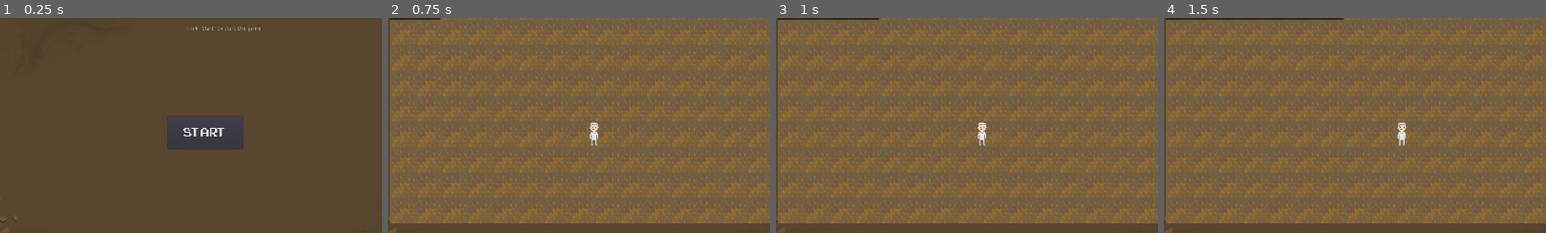
Above: before the commit, frames 1-4 (left to right).
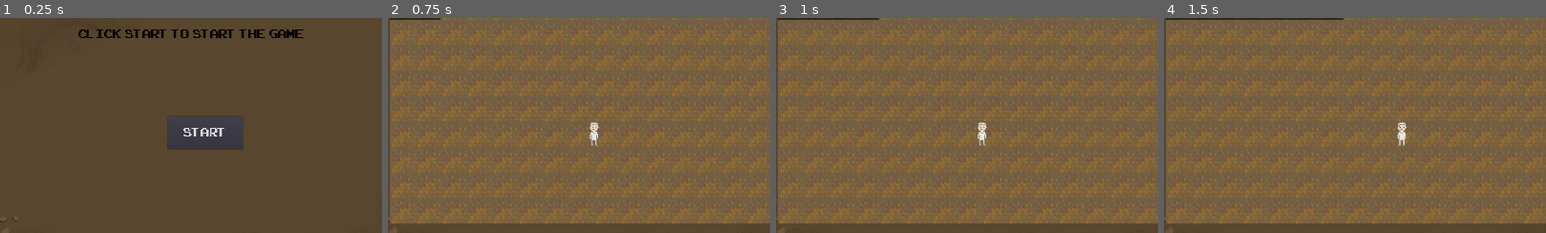
Above: after the commit, the same moments.

Repository: ImpeccableN/archeogame
Game: Godot game, scene res://Minigame1/Main_Minigame1.tscn
The game is run twice, just before and just after one commit, with the same random seed, the same clock (stepped at 60 frames per second) and the same inputs. The project has no main scene, so this scene is started directly.
Inputs (mouse positions are % of the whole screen's width and height, from its top left):
- Up to frame 1 (0.25 s): no input
- Up to frame 2 (0.75 s): click "START" at 0.5 s
- Up to frame 3 (1 s): no input
- Up to frame 4 (1.5 s): move the mouse to (72, 45) at 1.27 s; hold D (move_right) from 1.28 s (still down); click (72, 45) at 1.35 s
The pictures show only the part of the screen within x 23-73%, y 23-73%; the shares and areas given below are measured in that part.

The runs differ from the first frame. In frame 1, 1.3% of the frame differs, in the area x 20-80%, y 3-10%; in frame 2, nothing differs; in frame 3, nothing differs; in frame 4, nothing differs.

Commit message:
merged both projects. also added different font to MessageLabel of HUD in Minigame1

Diff:
--- /dev/null
+++ b/HeuneburgGame/Level/AdventureButton.gd
@@ -0,0 +1,9 @@
+extends Button
+
+
+func _physics_process(delta):
+	if Input.is_action_just_pressed("accept"):
+		hide()
+
+func _on_Button_pressed():
+	get_tree().change_scene("res://Level/TeamSelection.tscn")
--- /dev/null
+++ b/HeuneburgGame/Level/Button2.gd
@@ -0,0 +1,10 @@
+extends Button
+
+
+func _ready():
+	hide()
+
+
+func _physics_process(delta):
+	if Input.is_action_just_pressed("accept"):
+		show()
--- /dev/null
+++ b/HeuneburgGame/Level/Level0.tscn
@@ -0,0 +1,159 @@
+[gd_scene load_steps=25 format=2]
+
+[ext_resource path="res://OpenSans-VariableFont_wdth,wght.ttf" type="DynamicFontData" id=1]
+[ext_resource path="res://Level/PauseMenu.gd" type="Script" id=2]
+[ext_resource path="res://graphics/Tagebuch_mit_bg.png" type="Texture" id=3]
+[ext_resource path="res://video/tb_blaettern_spedUp.ogv" type="VideoStream" id=4]
+[ext_resource path="res://Level/TgAnimation.gd" type="Script" id=5]
+[ext_resource path="res://sound effects/pageturn.mp3" type="AudioStream" id=6]
+[ext_resource path="res://Level/TgStatic.gd" type="Script" id=7]
+[ext_resource path="res://Level/AdventureButton.gd" type="Script" id=8]
+[ext_resource path="res://Level/Button2.gd" type="Script" id=9]
+
+[sub_resource type="DynamicFont" id=12]
+size = 20
+font_data = ExtResource( 1 )
+
+[sub_resource type="StyleBoxFlat" id=13]
+bg_color = Color( 0.439216, 0.270588, 0.168627, 1 )
+
+[sub_resource type="DynamicFont" id=14]
+size = 20
+font_data = ExtResource( 1 )
+
+[sub_resource type="StyleBoxFlat" id=15]
+bg_color = Color( 0.439216, 0.270588, 0.168627, 1 )
+
+[sub_resource type="DynamicFont" id=1]
+size = 22
+font_data = ExtResource( 1 )
+
+[sub_resource type="DynamicFont" id=2]
+size = 22
+font_data = ExtResource( 1 )
+
+[sub_resource type="StyleBoxFlat" id=5]
+bg_color = Color( 0.439216, 0.270588, 0.168627, 0.917647 )
+
+[sub_resource type="StyleBoxFlat" id=6]
+bg_color = Color( 0.439216, 0.270588, 0.168627, 1 )
+
+[sub_resource type="StyleBoxFlat" id=7]
+bg_color = Color( 0.439216, 0.270588, 0.168627, 1 )
+
+[sub_resource type="DynamicFont" id=3]
+size = 21
+font_data = ExtResource( 1 )
+
+[sub_resource type="StyleBoxFlat" id=10]
+bg_color = Color( 0.439216, 0.270588, 0.168627, 0.917647 )
+
+[sub_resource type="StyleBoxFlat" id=8]
+bg_color = Color( 0.439216, 0.270588, 0.168627, 1 )
+
+[sub_resource type="DynamicFont" id=4]
+size = 22
+font_data = ExtResource( 1 )
+
+[sub_resource type="StyleBoxFlat" id=11]
+bg_color = Color( 0.439216, 0.270588, 0.168627, 0.917647 )
+
+[sub_resource type="StyleBoxFlat" id=9]
+bg_color = Color( 0.439216, 0.270588, 0.168627, 1 )
+
+[node name="Level0" type="Node2D"]
+
+[node name="TgFlip" type="VideoPlayer" parent="."]
+margin_right = 1917.0
+margin_bottom = 1079.0
+stream = ExtResource( 4 )
+script = ExtResource( 5 )
+
+[node name="SoundFlip" type="AudioStreamPlayer2D" parent="TgFlip"]
+stream = ExtResource( 6 )
+volume_db = 0.92
+
+[node name="TgStatic" type="TextureRect" parent="TgFlip"]
+margin_right = 1912.0
+margin_bottom = 1075.0
+texture = ExtResource( 3 )
+script = ExtResource( 7 )
+
+[node name="Button" type="Button" parent="TgFlip/TgStatic"]
+margin_left = 1132.0
+margin_top = 416.0
+margin_right = 1354.0
+margin_bottom = 551.0
+custom_fonts/font = SubResource( 12 )
+custom_styles/normal = SubResource( 13 )
+text = "Into the adventure"
+script = ExtResource( 8 )
+
+[node name="Button2" type="Button" parent="TgFlip/TgStatic"]
+margin_left = 1130.0
+margin_top = 417.0
+margin_right = 1352.0
+margin_bottom = 552.0
+custom_fonts/font = SubResource( 14 )
+custom_styles/normal = SubResource( 15 )
+text = "To the museum"
+script = ExtResource( 9 )
+
+[node name="PauseMenu" type="Control" parent="."]
+pause_mode = 2
+visible = false
+margin_right = 1916.0
+margin_bottom = 1080.0
+script = ExtResource( 2 )
+
+[node name="TextureRect" type="TextureRect" parent="PauseMenu"]
+visible = false
+margin_right = 1913.0
+margin_bottom = 1076.0
+texture = ExtResource( 3 )
+
+[node name="Label" type="Label" parent="PauseMenu/TextureRect"]
+margin_left = 1111.0
+margin_top = 166.0
+margin_right = 1313.0
+margin_bottom = 284.0
+custom_fonts/font = SubResource( 1 )
+text = "Paused"
+
+[node name="Resume" type="Button" parent="PauseMenu"]
+margin_left = 1091.0
+margin_top = 262.0
+margin_right = 1216.0
+margin_bottom = 323.0
+custom_fonts/font = SubResource( 2 )
+custom_styles/hover = SubResource( 5 )
+custom_styles/pressed = SubResource( 6 )
+custom_styles/normal = SubResource( 7 )
+text = "Resume"
+
+[node name="Main Menu" type="Button" parent="PauseMenu"]
+margin_left = 1091.0
+margin_top = 337.0
+margin_right = 1216.0
+margin_bottom = 398.0
+custom_fonts/font = SubResource( 3 )
+custom_styles/hover = SubResource( 10 )
+custom_styles/normal = SubResource( 8 )
+text = "Main Menu"
+
+[node name="Quit" type="Button" parent="PauseMenu"]
+margin_left = 1091.0
+margin_top = 415.0
+margin_right = 1216.0
+margin_bottom = 476.0
+custom_fonts/font = SubResource( 4 )
+custom_styles/hover = SubResource( 11 )
+custom_styles/normal = SubResource( 9 )
+text = "Quit"
+
+[connection signal="finished" from="TgFlip" to="TgFlip" method="_on_TgFlip_finished"]
+[connection signal="finished" from="TgFlip/SoundFlip" to="TgFlip" method="_on_SoundFlip_finished"]
+[connection signal="pressed" from="TgFlip/TgStatic/Button" to="TgFlip/TgStatic/Button" method="_on_Button_pressed"]
+[connection signal="pressed" from="PauseMenu/Resume" to="PauseMenu" method="_on_Resume_pressed"]
+[connection signal="pressed" from="PauseMenu/Main Menu" to="PauseMenu" method="_on_Main_Menu_pressed"]
+[connection signal="pressed" from="PauseMenu/Quit" to="PauseMenu" method="_on_Quit_pressed"]
--- /dev/null
+++ b/HeuneburgGame/Level/PauseMenu.gd
@@ -0,0 +1,28 @@
+extends Control
+
+var is_paused = false setget set_is_paused
+
+func _ready():
+	hide()
+
+func _unhandled_input(event):
+	if event.is_action_pressed("Pause"):
+		self.is_paused = !is_paused
+
+
+func set_is_paused(value):
+	is_paused = value
+	get_tree().paused = is_paused
+	visible = is_paused
+
+
+func _on_Resume_pressed():
+	self.is_paused = false
+
+
+func _on_Main_Menu_pressed():
+	get_tree().change_scene("res://MainMenu.tscn")
+
+
+func _on_Quit_pressed():
+	get_tree().quit()
--- /dev/null
+++ b/HeuneburgGame/Level/Team 1.gd
@@ -0,0 +1,4 @@
+extends Button
+
+func _on_Team_1_pressed():
+	get_tree().change_scene("res://Level/TeamSelectionMessage.tscn")
--- /dev/null
+++ b/HeuneburgGame/Level/Team 2.gd
@@ -0,0 +1,4 @@
+extends Button
+
+func _on_Team_2_pressed():
+	get_tree().change_scene("res://Level/TeamSelectionMessage.tscn")
--- /dev/null
+++ b/HeuneburgGame/Level/Team 3.gd
@@ -0,0 +1,4 @@
+extends Button
+
+func _on_Team_3_pressed():
+	get_tree().change_scene("res://Level/TeamSelectionMessage.tscn")
--- /dev/null
+++ b/HeuneburgGame/Level/TeamSelection.tscn
@@ -0,0 +1,169 @@
+[gd_scene load_steps=26 format=2]
+
+[ext_resource path="res://OpenSans-VariableFont_wdth,wght.ttf" type="DynamicFontData" id=1]
+[ext_resource path="res://graphics/char4.png" type="Texture" id=2]
+[ext_resource path="res://graphics/char3.png" type="Texture" id=3]
+[ext_resource path="res://graphics/char2.png" type="Texture" id=4]
+[ext_resource path="res://graphics/char5.png" type="Texture" id=5]
+[ext_resource path="res://graphics/char7.png" type="Texture" id=6]
+[ext_resource path="res://graphics/char6.png" type="Texture" id=7]
+[ext_resource path="res://graphics/char8.png" type="Texture" id=8]
+[ext_resource path="res://graphics/char1.png" type="Texture" id=9]
+[ext_resource path="res://Level/Team 1.gd" type="Script" id=10]
+[ext_resource path="res://Level/Team 2.gd" type="Script" id=11]
+[ext_resource path="res://Level/Team 3.gd" type="Script" id=12]
+
+[sub_resource type="DynamicFont" id=1]
+size = 25
+font_data = ExtResource( 1 )
+
+[sub_resource type="StyleBoxFlat" id=5]
+bg_color = Color( 0.878431, 0.898039, 0.784314, 1 )
+
+[sub_resource type="StyleBoxFlat" id=11]
+bg_color = Color( 0.878431, 0.898039, 0.784314, 1 )
+
+[sub_resource type="StyleBoxFlat" id=2]
+bg_color = Color( 0.792157, 0.823529, 0.662745, 1 )
+
+[sub_resource type="DynamicFont" id=8]
+size = 20
+font_data = ExtResource( 1 )
+
+[sub_resource type="StyleBoxFlat" id=6]
+bg_color = Color( 0.878431, 0.898039, 0.784314, 1 )
+
+[sub_resource type="StyleBoxFlat" id=12]
+bg_color = Color( 0.878431, 0.898039, 0.784314, 1 )
+
+[sub_resource type="StyleBoxFlat" id=3]
+bg_color = Color( 0.792157, 0.823529, 0.662745, 1 )
+
+[sub_resource type="DynamicFont" id=9]
+size = 20
+font_data = ExtResource( 1 )
+
+[sub_resource type="StyleBoxFlat" id=7]
+bg_color = Color( 0.878431, 0.898039, 0.784314, 1 )
+
+[sub_resource type="StyleBoxFlat" id=13]
+bg_color = Color( 0.878431, 0.898039, 0.784314, 1 )
+
+[sub_resource type="StyleBoxFlat" id=4]
+bg_color = Color( 0.792157, 0.823529, 0.662745, 1 )
+
+[sub_resource type="DynamicFont" id=10]
+size = 20
+font_data = ExtResource( 1 )
+
+[node name="TeamSelection" type="Node2D"]
+
+[node name="Label" type="Label" parent="."]
+margin_left = 569.0
+margin_top = 11.0
+margin_right = 1299.0
+margin_bottom = 124.0
+custom_fonts/font = SubResource( 1 )
+text = "                                   Pick your team!
+               Who is going to accompany your project?"
+
+[node name="Team 1" type="Button" parent="."]
+margin_left = 40.0
+margin_top = 245.0
+margin_right = 552.0
+margin_bottom = 916.0
+custom_styles/hover = SubResource( 5 )
+custom_styles/pressed = SubResource( 11 )
+custom_styles/normal = SubResource( 2 )
+script = ExtResource( 10 )
+
+[node name="Label" type="Label" parent="Team 1"]
+margin_left = 71.0
+margin_top = 4.0
+margin_right = 427.0
+margin_bottom = 101.0
+custom_fonts/font = SubResource( 8 )
+text = "Team 1"
+align = 1
+
+[node name="Team 2" type="Button" parent="."]
+margin_left = 675.0
+margin_top = 245.0
+margin_right = 1187.0
+margin_bottom = 916.0
+rect_pivot_offset = Vector2( 934, 165 )
+custom_styles/hover = SubResource( 6 )
+custom_styles/pressed = SubResource( 12 )
+custom_styles/normal = SubResource( 3 )
+script = ExtResource( 11 )
+
+[node name="Label" type="Label" parent="Team 2"]
+margin_left = 71.0
+margin_top = 4.0
+margin_right = 427.0
+margin_bottom = 101.0
+custom_fonts/font = SubResource( 9 )
+text = "Team 2"
+align = 1
+
+[node name="Team 3" type="Button" parent="."]
+margin_left = 1349.0
+margin_top = 249.0
+margin_right = 1861.0
+margin_bottom = 920.0
+custom_styles/hover = SubResource( 7 )
+custom_styles/pressed = SubResource( 13 )
+custom_styles/normal = SubResource( 4 )
+script = ExtResource( 12 )
+
+[node name="Label" type="Label" parent="Team 3"]
+margin_left = 71.0
+margin_right = 427.0
+margin_bottom = 97.0
+custom_fonts/font = SubResource( 10 )
+text = "Team 3"
+align = 1
+
+[node name="Char1" type="Sprite" parent="."]
+position = Vector2( 162, 444 )
+scale = Vector2( 0.166, 0.166 )
+texture = ExtResource( 9 )
+
+[node name="Char3" type="Sprite" parent="."]
+position = Vector2( 796, 428 )
+scale = Vector2( 0.166016, 0.166016 )
+texture = ExtResource( 3 )
+
+[node name="Char4" type="Sprite" parent="."]
+position = Vector2( 1036, 426 )
+scale = Vector2( 0.166016, 0.166016 )
+texture = ExtResource( 2 )
+
+[node name="Char5" type="Sprite" parent="."]
+position = Vector2( 1737, 429 )
+scale = Vector2( 0.166016, 0.166016 )
+texture = ExtResource( 5 )
+
+[node name="Char2" type="Sprite" parent="."]
+position = Vector2( 420, 445 )
+scale = Vector2( 0.166016, 0.166016 )
+texture = ExtResource( 4 )
+
+[node name="Char7" type="Sprite" parent="."]
+position = Vector2( 277, 734 )
+scale = Vector2( 0.166, 0.166 )
+texture = ExtResource( 6 )
+
+[node name="Char6" type="Sprite" parent="."]
+position = Vector2( 1482, 421 )
+scale = Vector2( 0.166, 0.166 )
+texture = ExtResource( 7 )
+
+[node name="Char8" type="Sprite" parent="."]
+position = Vector2( 910, 746 )
+scale = Vector2( 0.166, 0.166 )
+texture = ExtResource( 8 )
+
+[connection signal="pressed" from="Team 1" to="Team 1" method="_on_Team_1_pressed"]
+[connection signal="pressed" from="Team 2" to="Team 2" method="_on_Team_2_pressed"]
+[connection signal="pressed" from="Team 3" to="Team 3" method="_on_Team_3_pressed"]
--- /dev/null
+++ b/HeuneburgGame/Level/TeamSelectionMessage.tscn
@@ -0,0 +1,58 @@
+[gd_scene load_steps=9 format=2]
+
+[ext_resource path="res://OpenSans-VariableFont_wdth,wght.ttf" type="DynamicFontData" id=1]
+[ext_resource path="res://Level/decline.gd" type="Script" id=2]
+[ext_resource path="res://Level/confirm.gd" type="Script" id=3]
+
+[sub_resource type="DynamicFont" id=1]
+size = 35
+font_data = ExtResource( 1 )
+
+[sub_resource type="DynamicFont" id=2]
+size = 30
+font_data = ExtResource( 1 )
+
+[sub_resource type="StyleBoxFlat" id=4]
+bg_color = Color( 1, 1, 1, 1 )
+
+[sub_resource type="DynamicFont" id=3]
+size = 24
+font_data = ExtResource( 1 )
+
+[sub_resource type="StyleBoxFlat" id=5]
+bg_color = Color( 1, 1, 1, 1 )
+
+[node name="TeamSelectionMessage" type="Node2D"]
+
+[node name="Label" type="Label" parent="."]
+margin_left = 412.0
+margin_top = 378.0
+margin_right = 1458.0
+margin_bottom = 658.0
+custom_fonts/font = SubResource( 1 )
+text = "Are you sure?"
+align = 1
+
+[node name="confirm" type="Button" parent="Label"]
+margin_left = 175.0
+margin_top = 111.0
+margin_right = 453.0
+margin_bottom = 249.0
+custom_colors/font_color = Color( 0, 0, 0, 1 )
+custom_fonts/font = SubResource( 2 )
+custom_styles/normal = SubResource( 4 )
+text = "Yeah!"
+script = ExtResource( 3 )
+
+[node name="decline" type="Button" parent="Label"]
+margin_left = 579.0
+margin_top = 111.0
+margin_right = 857.0
+margin_bottom = 249.0
+custom_colors/font_color = Color( 0, 0, 0, 1 )
+custom_fonts/font = SubResource( 3 )
+custom_styles/normal = SubResource( 5 )
+text = "On second thought...."
+script = ExtResource( 2 )
+
+[connection signal="pressed" from="Label/decline" to="Label/decline" method="_on_decline_pressed"]
--- /dev/null
+++ b/HeuneburgGame/Level/TgAnimation.gd
@@ -0,0 +1,11 @@
+extends VideoPlayer
+
+
+func _physics_process(delta):
+	if Input.is_action_just_pressed("accept"):
+		play()
+		$SoundFlip.play()
+
+
+func _on_TgFlip_finished():
+	$TgStatic.show()
--- /dev/null
+++ b/HeuneburgGame/Level/TgStatic.gd
@@ -0,0 +1,6 @@
+extends TextureRect
+
+
+func _physics_process(delta):
+	if Input.is_action_just_pressed("accept"):
+		hide()
--- /dev/null
+++ b/HeuneburgGame/Level/confirm.gd
@@ -0,0 +1 @@
+extends Button
--- /dev/null
+++ b/HeuneburgGame/Level/decline.gd
@@ -0,0 +1,5 @@
+extends Button
+
+
+func _on_decline_pressed():
+	get_tree().change_scene("res://Level/TeamSelection.tscn")
--- /dev/null
+++ b/HeuneburgGame/MainMenu.gd
@@ -0,0 +1,13 @@
+extends Control
+
+
+func _on_Start_pressed():
+	get_tree().change_scene("res://Level/Level0.tscn")
+
+
+func _on_Quit_pressed():
+	get_tree().quit()
+
+
+func _on_Credits_pressed():
+	pass # Replace with function body.
--- /dev/null
+++ b/HeuneburgGame/MainMenu.tscn
@@ -0,0 +1,100 @@
+[gd_scene load_steps=16 format=2]
+
+[ext_resource path="res://OpenSans-VariableFont_wdth,wght.ttf" type="DynamicFontData" id=1]
+[ext_resource path="res://MainMenu.gd" type="Script" id=2]
+[ext_resource path="res://graphics/UI_bg.png" type="Texture" id=3]
+
+[sub_resource type="DynamicFont" id=1]
+size = 40
+font_data = ExtResource( 1 )
+
+[sub_resource type="StyleBoxFlat" id=7]
+bg_color = Color( 0.439216, 0.270588, 0.168627, 0.917647 )
+
+[sub_resource type="StyleBoxFlat" id=8]
+bg_color = Color( 0.439216, 0.270588, 0.168627, 1 )
+
+[sub_resource type="StyleBoxFlat" id=4]
+bg_color = Color( 0.439216, 0.270588, 0.168627, 1 )
+
+[sub_resource type="DynamicFont" id=2]
+size = 40
+font_data = ExtResource( 1 )
+
+[sub_resource type="StyleBoxFlat" id=9]
+bg_color = Color( 0.439216, 0.270588, 0.168627, 0.917647 )
+
+[sub_resource type="StyleBoxFlat" id=10]
+bg_color = Color( 0.439216, 0.270588, 0.168627, 1 )
+
+[sub_resource type="StyleBoxFlat" id=5]
+bg_color = Color( 0.439216, 0.270588, 0.168627, 1 )
+
+[sub_resource type="DynamicFont" id=3]
+size = 40
+font_data = ExtResource( 1 )
+
+[sub_resource type="StyleBoxFlat" id=11]
+bg_color = Color( 0.439216, 0.270588, 0.168627, 0.917647 )
+
+[sub_resource type="StyleBoxFlat" id=12]
+bg_color = Color( 0.439216, 0.270588, 0.168627, 1 )
+
+[sub_resource type="StyleBoxFlat" id=6]
+bg_color = Color( 0.439216, 0.270588, 0.168627, 1 )
+
+[node name="MainMenu" type="Control"]
+anchor_right = 1.0
+anchor_bottom = 1.0
+script = ExtResource( 2 )
+
+[node name="TextureRect" type="TextureRect" parent="."]
+margin_right = 1917.0
+margin_bottom = 1076.0
+texture = ExtResource( 3 )
+
+[node name="Start" type="Button" parent="."]
+modulate = Color( 1, 1, 1, 0.894118 )
+margin_left = 805.0
+margin_top = 140.0
+margin_right = 1089.0
+margin_bottom = 289.0
+custom_colors/font_color = Color( 0.960784, 0.960784, 0.898039, 1 )
+custom_fonts/font = SubResource( 1 )
+custom_styles/hover = SubResource( 7 )
+custom_styles/pressed = SubResource( 8 )
+custom_styles/normal = SubResource( 4 )
+text = "Start"
+
+[node name="Quit" type="Button" parent="."]
+modulate = Color( 1, 1, 1, 0.894118 )
+margin_left = 805.0
+margin_top = 795.0
+margin_right = 1089.0
+margin_bottom = 944.0
+custom_colors/font_color = Color( 0.960784, 0.960784, 0.898039, 1 )
+custom_fonts/font = SubResource( 2 )
+custom_styles/hover = SubResource( 9 )
+custom_styles/pressed = SubResource( 10 )
+custom_styles/normal = SubResource( 5 )
+text = "Quit"
+
+[node name="Credits" type="Button" parent="."]
+self_modulate = Color( 1, 1, 1, 0.894118 )
+margin_left = 1351.0
+margin_top = 795.0
+margin_right = 1635.0
+margin_bottom = 944.0
+custom_colors/font_color = Color( 0.960784, 0.960784, 0.898039, 1 )
+custom_fonts/font = SubResource( 3 )
+custom_styles/hover = SubResource( 11 )
+custom_styles/pressed = SubResource( 12 )
+custom_styles/normal = SubResource( 6 )
+text = "Credits"
+
+[node name="Camera2D" type="Camera2D" parent="."]
+position = Vector2( 962, 540 )
+
+[connection signal="pressed" from="Start" to="." method="_on_Start_pressed"]
+[connection signal="pressed" from="Quit" to="." method="_on_Quit_pressed"]
+[connection signal="pressed" from="Credits" to="." method="_on_Credits_pressed"]
--- a/HeuneburgGame/Minigame1/Main_Minigame1.gd
+++ b/HeuneburgGame/Minigame1/Main_Minigame1.gd
@@ -4,7 +4,7 @@
 var minigame_position := Vector2(448, 192)
 var started_before = false
 
-var introduction_message = "Click \"Start\" to start the game"
+var introduction_message = "Click  \"Start\"  to  start  the  game"
 
 func _ready():
 	$Minigame1_HUD.show()
--- a/HeuneburgGame/Minigame1/Minigame1.gd
+++ b/HeuneburgGame/Minigame1/Minigame1.gd
@@ -8,7 +8,7 @@
 var cell_array : Array
 var artefact_array : Array
 var tilemap_border := Vector2(16, 9)
-var game_over_message = "Game Over. Want to try again?"
+var game_over_message = "Game  Over.  Want  to  try  again?"
 onready var truck_node = get_node("Truck")
 onready var tilemap = get_node("TileMap")
 onready var sun_node = get_node("Sun")
--- a/HeuneburgGame/Minigame1/Minigame1_HUD.tscn
+++ b/HeuneburgGame/Minigame1/Minigame1_HUD.tscn
@@ -10,6 +10,11 @@
 
 [sub_resource type="DynamicFont" id=2]
 size = 41
+font_data = ExtResource( 1 )
+
+[sub_resource type="DynamicFont" id=3]
+size = 42
+outline_color = Color( 0, 0, 0, 1 )
 font_data = ExtResource( 1 )
 
 [node name="Minigame1_HUD" type="CanvasLayer"]
@@ -46,9 +51,11 @@
 anchor_top = 0.5
 anchor_right = 0.5
 anchor_bottom = 0.5
-margin_left = -48.0
+margin_left = -320.0
 margin_top = -268.0
-margin_right = 48.0
-margin_bottom = -236.0
+margin_right = 64.0
+margin_bottom = -224.0
+custom_colors/font_color = Color( 0, 0, 0, 1 )
+custom_fonts/font = SubResource( 3 )
 
 [connection signal="button_up" from="StartButton" to="." method="_on_StartButton_button_up"]
--- a/HeuneburgGame/project.godot
+++ b/HeuneburgGame/project.godot
@@ -59,6 +59,11 @@
 "events": [ Object(InputEventMouseButton,"resource_local_to_scene":false,"resource_name":"","device":0,"alt":false,"shi …(212 unchanged characters)…
  ]
 }
+accept={
+"deadzone": 0.5,
+"events": [ Object(InputEventMouseButton,"resource_local_to_scene":false,"resource_name":"","device":0,"alt":false,"shift":false,"control":false,"meta":false,"command":false,"button_mask":0,"position":Vector2( 0, 0 ),"global_position":Vector2( 0, 0 ),"factor":1.0,"button_index":1,"pressed":false,"doubleclick":false,"script":null)
+ ]
+}
 
 [physics]
 
Not shown: 1 places in HeuneburgGame/Minigame1/Minigame1_HUD.tscn that only renumber resources
Binary file added: HeuneburgGame/OpenSans-VariableFont_wdth,wght.ttf
Binary file added: HeuneburgGame/graphics/Tagebuch_mit_bg.png
Not shown, added: HeuneburgGame/graphics/Tagebuch_mit_bg.png.import
Binary file added: HeuneburgGame/graphics/UI_bg.png
Not shown, added: HeuneburgGame/graphics/UI_bg.png.import
Binary file added: HeuneburgGame/graphics/char1.png
Not shown, added: HeuneburgGame/graphics/char1.png.import
Binary file added: HeuneburgGame/graphics/char2.png
Not shown, added: HeuneburgGame/graphics/char2.png.import
Binary file added: HeuneburgGame/graphics/char3.png
Not shown, added: HeuneburgGame/graphics/char3.png.import
(and 15 more such lines)
